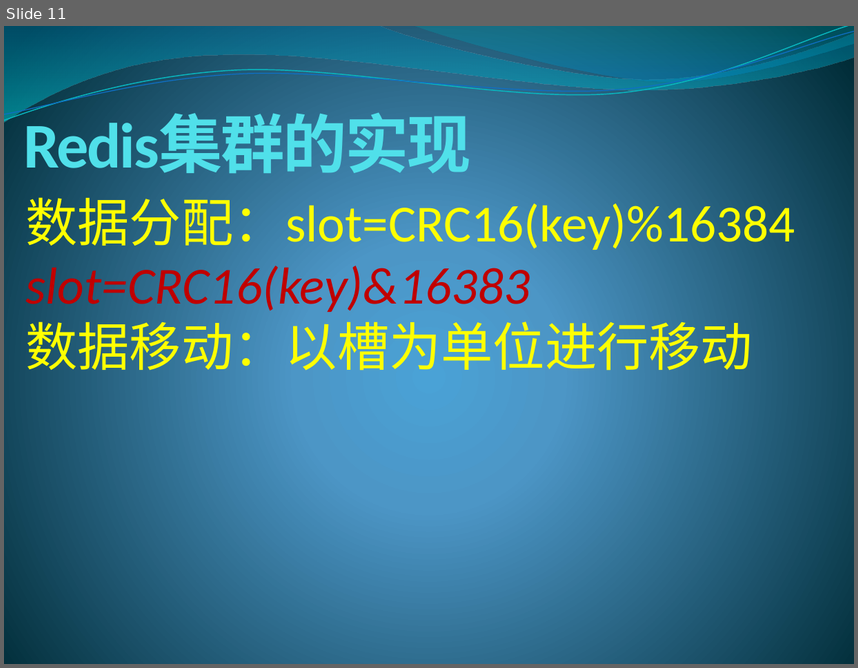
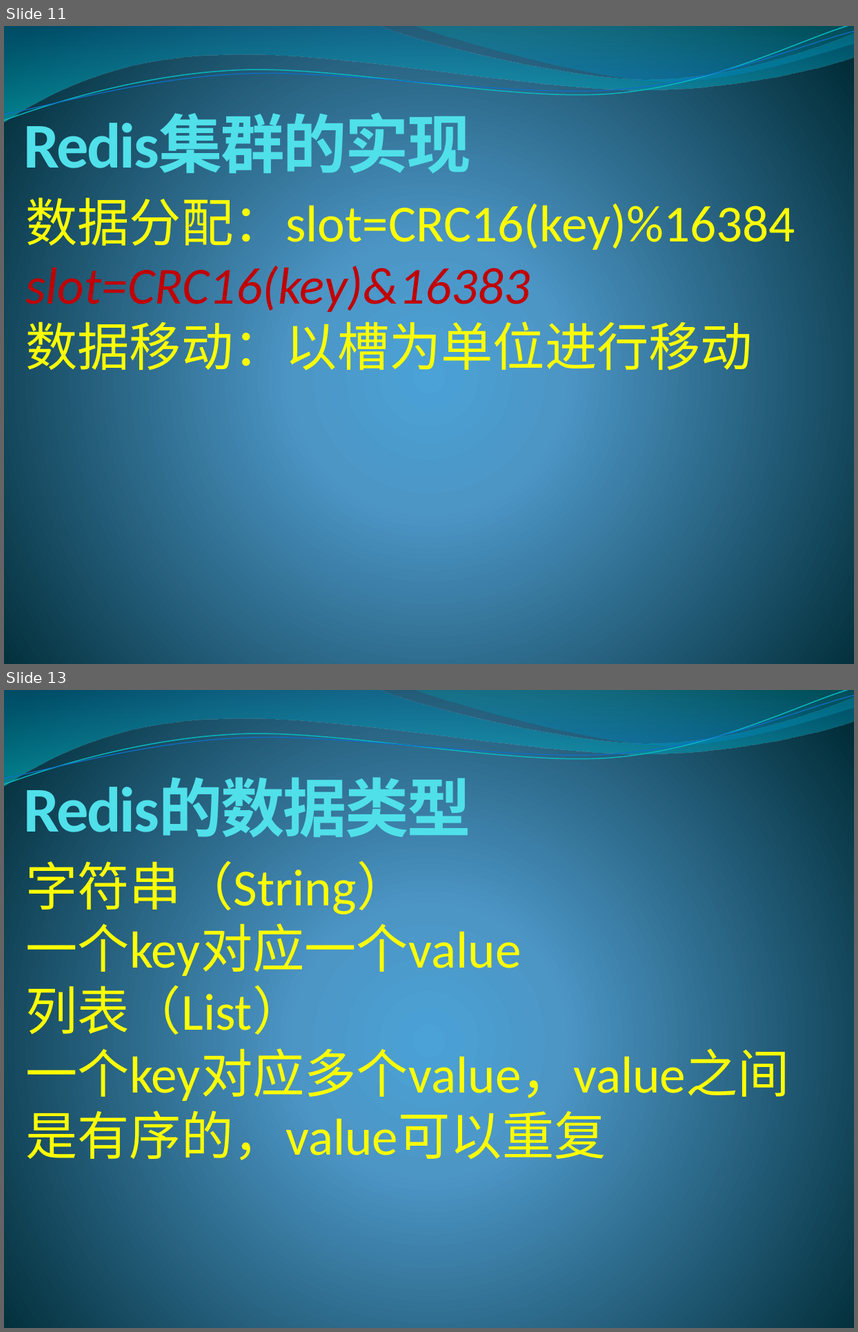
Before and after one commit to lixinjie1985/redis, a slide deck: docs/redis-01.pptx. Shown one above the other, each under a label of ours: slide 11 before the commit, slides 11 and 13 after it; the slides between them are not shown. The pictures are 858x668 and 858x1332 pixels, drawn with LibreOffice and Linux fonts; fonts in the diff are those of the drawing. Boxes give left, top, right and bottom in pixels: in the first picture for what was removed or moved away, otherwise in the second. Text is boxed around its words. In the diff, an @@ line names an element or a change of style, - is before the commit and + after.

```diff
--- a/docs/redis-01.pptx
+++ b/docs/redis-01.pptx
@@ slide 13 added at [4, 690, 854, 1328], background gradient #4AA0D6 to #4C98C7 to #002C38; not listed: 4 template elements that a slide beside it also shows @@
@@ title added at [24, 778, 471, 847], 54 pt, text #51E0EA, bold @@
+Redis的数据类型
@@ text added at [25, 852, 790, 1167], 44 pt, text #FFFF00 @@
+字符串（String）
+一个key对应一个value
+列表（List）
+一个key对应多个value，value之间是有序的，value可以重复
```
Also in this commit, not shown: 8 other slides added.
